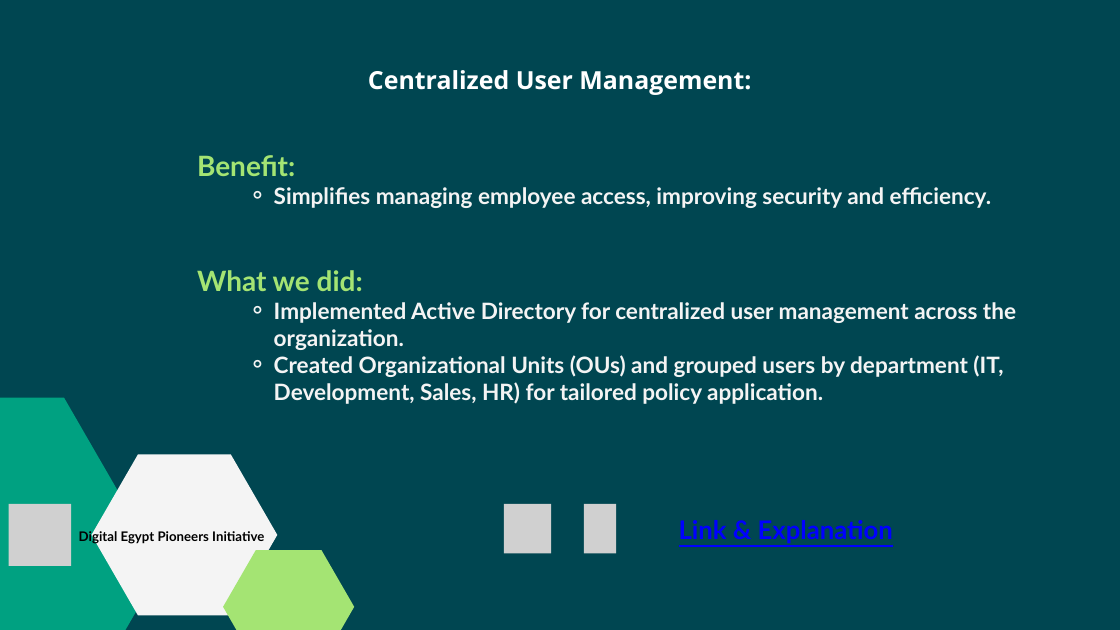
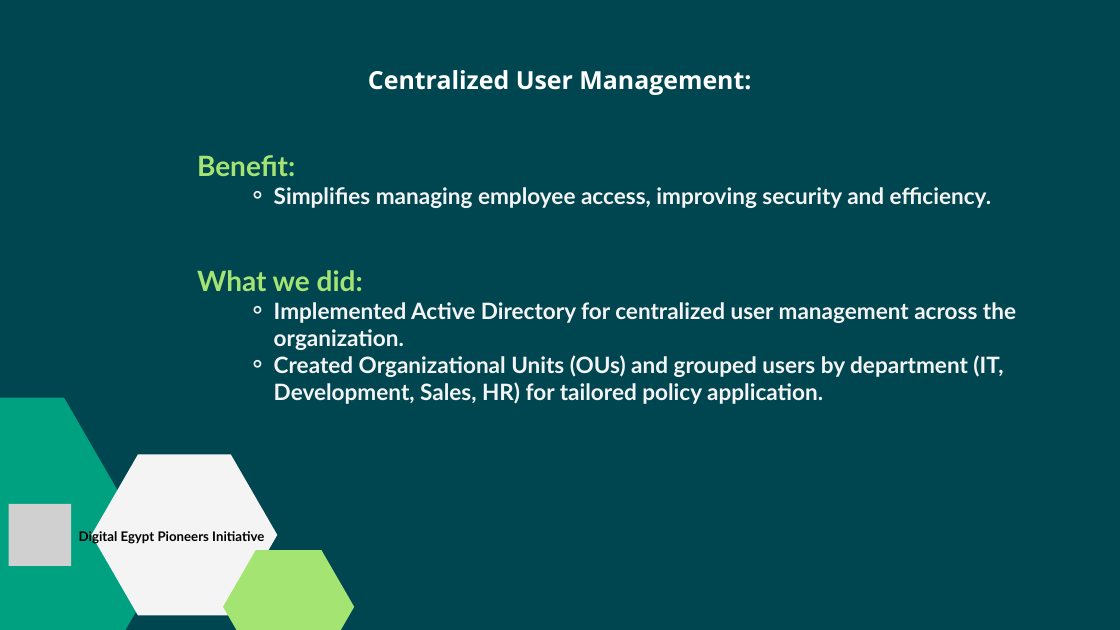
Before and after one commit to EsraaSolimanMubarak/DEPI-Graduation-Project, a slide deck: slide 9 of TechWave Project.pptx. Drawn at 1120x630 pixels with LibreOffice and Linux fonts; fonts in the diff are those of the drawing; grey boxes stand for pictures. Boxes give left, top, right and bottom in pixels: in the first picture for what was removed or moved away, otherwise in the second. Text is boxed around its words. In the diff, an @@ line names an element or a change of style, - is before the commit and + after.

```diff
--- a/TechWave Project.pptx
+++ b/TechWave Project.pptx
@@ picture removed at (x1=504, y1=504, x2=551, y2=553) @@
@@ picture removed at (x1=584, y1=504, x2=617, y2=553) @@
@@ text removed at (x1=679, y1=520, x2=893, y2=544) @@
-Link & Explanation
```
Also in this commit, not shown: 8 other slides changed, 1 other file.
